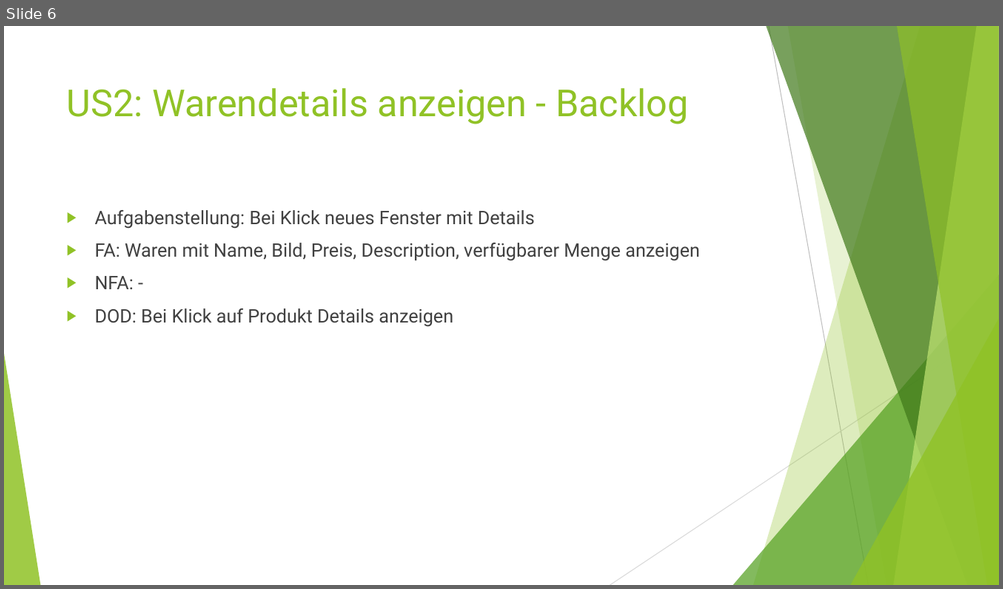
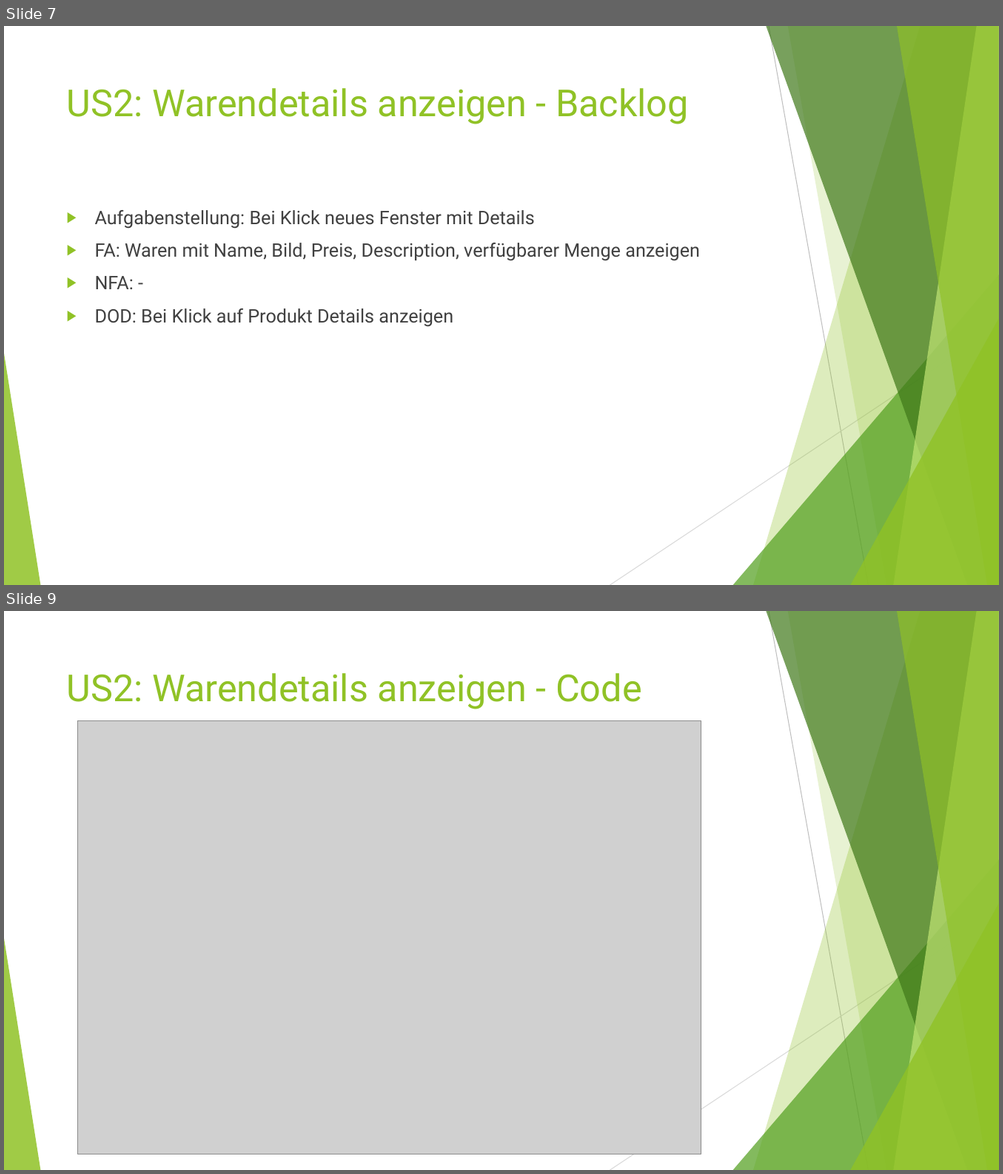
Before and after one commit to Grisdoff/Planet.Shop, a slide deck: Organisatorisches/Presentations/Presentation_WS.pptx. Shown one above the other, each under a label of ours: slide 6 before the commit, slides 7 and 9 after it; the slides between them are not shown. The pictures are 1003x589 and 1003x1174 pixels, drawn with LibreOffice and Linux fonts; fonts in the diff are those of the drawing; grey boxes stand for pictures. Boxes give left, top, right and bottom in pixels: in the first picture for what was removed or moved away, otherwise in the second. Text is boxed around its words. In the diff, an @@ line names an element or a change of style, - is before the commit and + after.

```diff
--- a/Organisatorisches/Presentations/Presentation_WS.pptx
+++ b/Organisatorisches/Presentations/Presentation_WS.pptx
@@ slide 9 added at <box>4,611,999,1170</box>, background #FFFFFF; not listed: 10 template elements that a slide beside it also shows @@
@@ title added at <box>67,673,642,709</box>, 36 pt, text #90C226 @@
+US2: Warendetails anzeigen - Code
@@ picture added at <box>78,721,701,1155</box> @@
@@ what was slide 6 is now slide 7 @@
```
Also in this commit, not shown: 2 slides changed, 6 other slides added.
